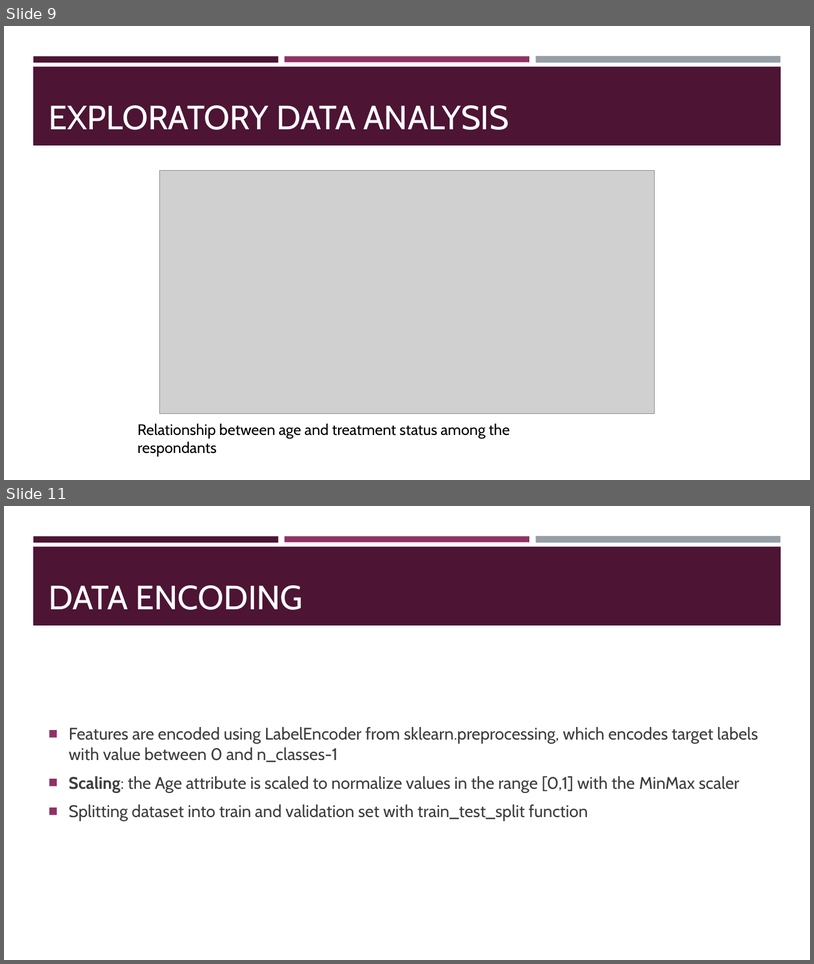
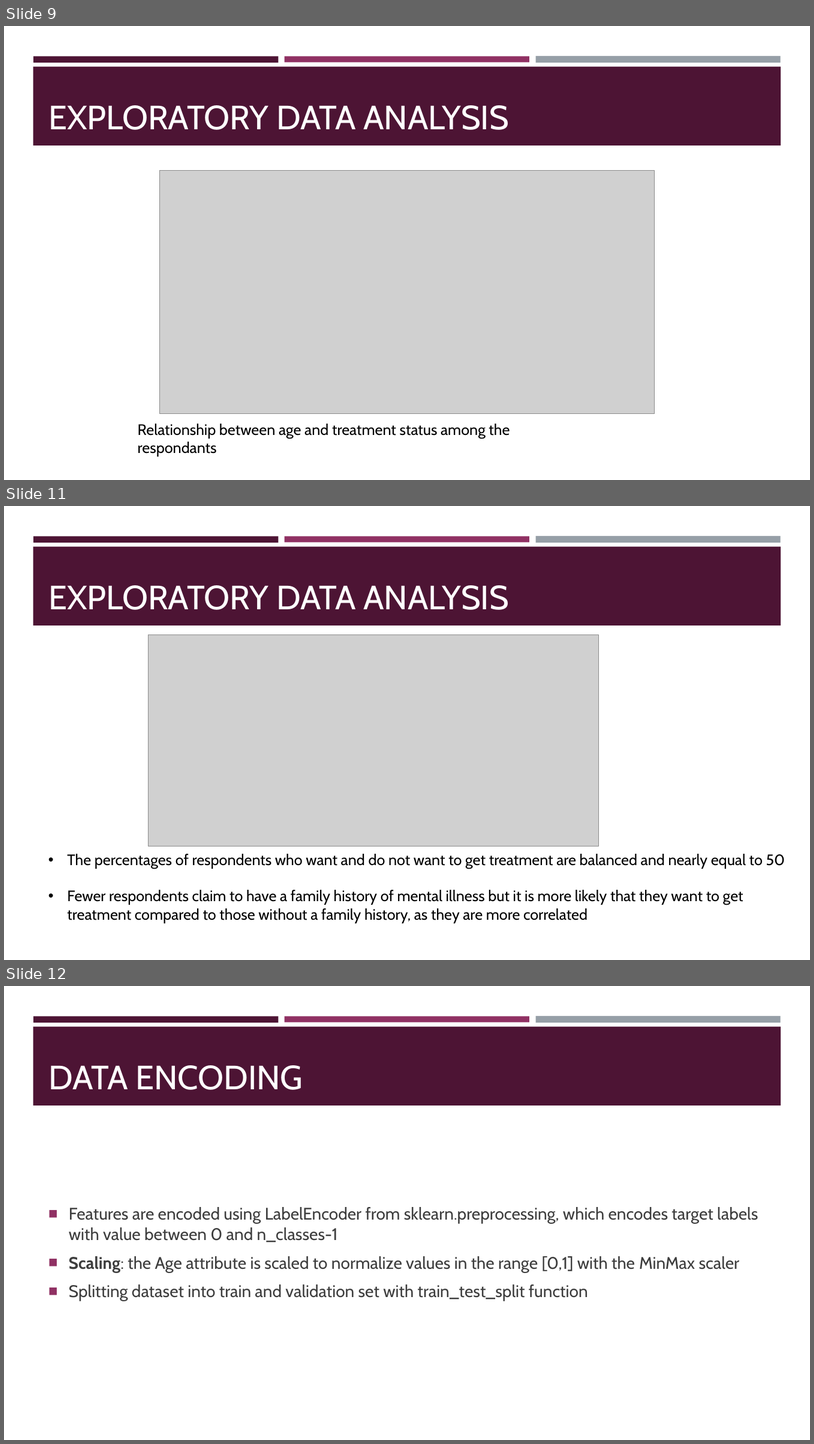
Before and after one commit to stefanopc/Mental-Health-Tech-Prediction, a slide deck: ProjectWorkPPT.pptx. Shown one above the other, each under a label of ours: slides 9 and 11 before the commit, slides 9, 11 and 12 after it; the slides between them are not shown. The pictures are 814x964 and 814x1444 pixels, drawn with LibreOffice and Linux fonts; fonts in the diff are those of the drawing; grey boxes stand for pictures. Boxes give left, top, right and bottom in pixels: in the first picture for what was removed or moved away, otherwise in the second. Text is boxed around its words. In the diff, an @@ line names an element or a change of style, - is before the commit and + after.

```diff
--- a/ProjectWorkPPT.pptx
+++ b/ProjectWorkPPT.pptx
@@ slide 11 added at (4, 506, 810, 960), background #FFFFFF; not listed: 4 template elements that a slide beside it also shows @@
@@ title added at (48, 585, 509, 610), 40 pt, text #FFFFFF @@
+EXPLORATORY DATA ANALYSIS
@@ picture added at (149, 635, 599, 846) @@
@@ text added at (67, 853, 786, 923), 18 pt, text #000000 @@
+• The percentages of respondents who want and do not want to get treatment are balanced and nearly equal to 50
+• Fewer respondents claim to have a family history of mental illness but it is more likely that they want to get treatment compared to those without a family history, as they are more correlated
@@ what was slide 11 is now slide 12 @@
```
Also in this commit, not shown: 9 slides changed, 1 other file.
